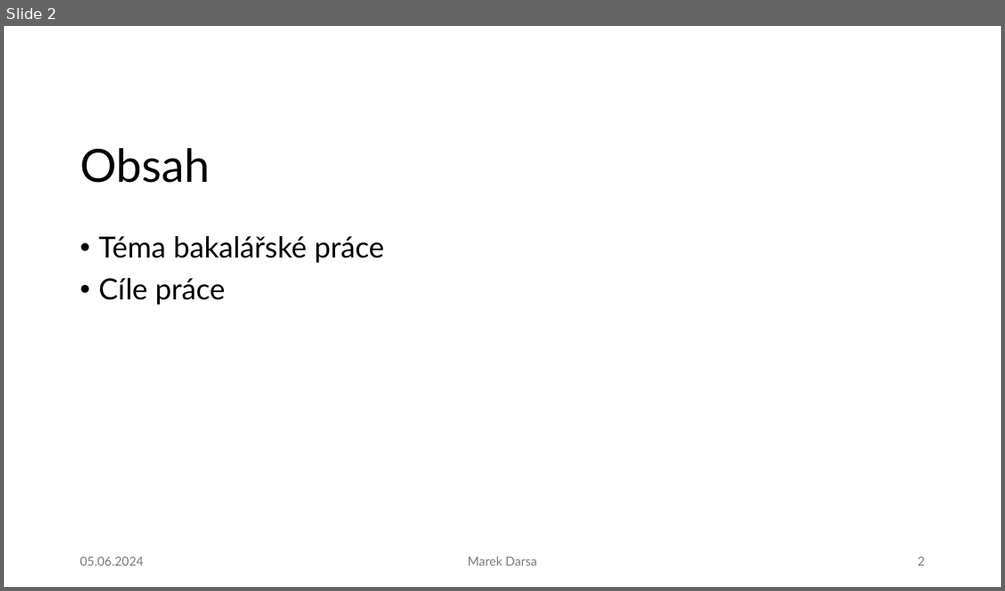
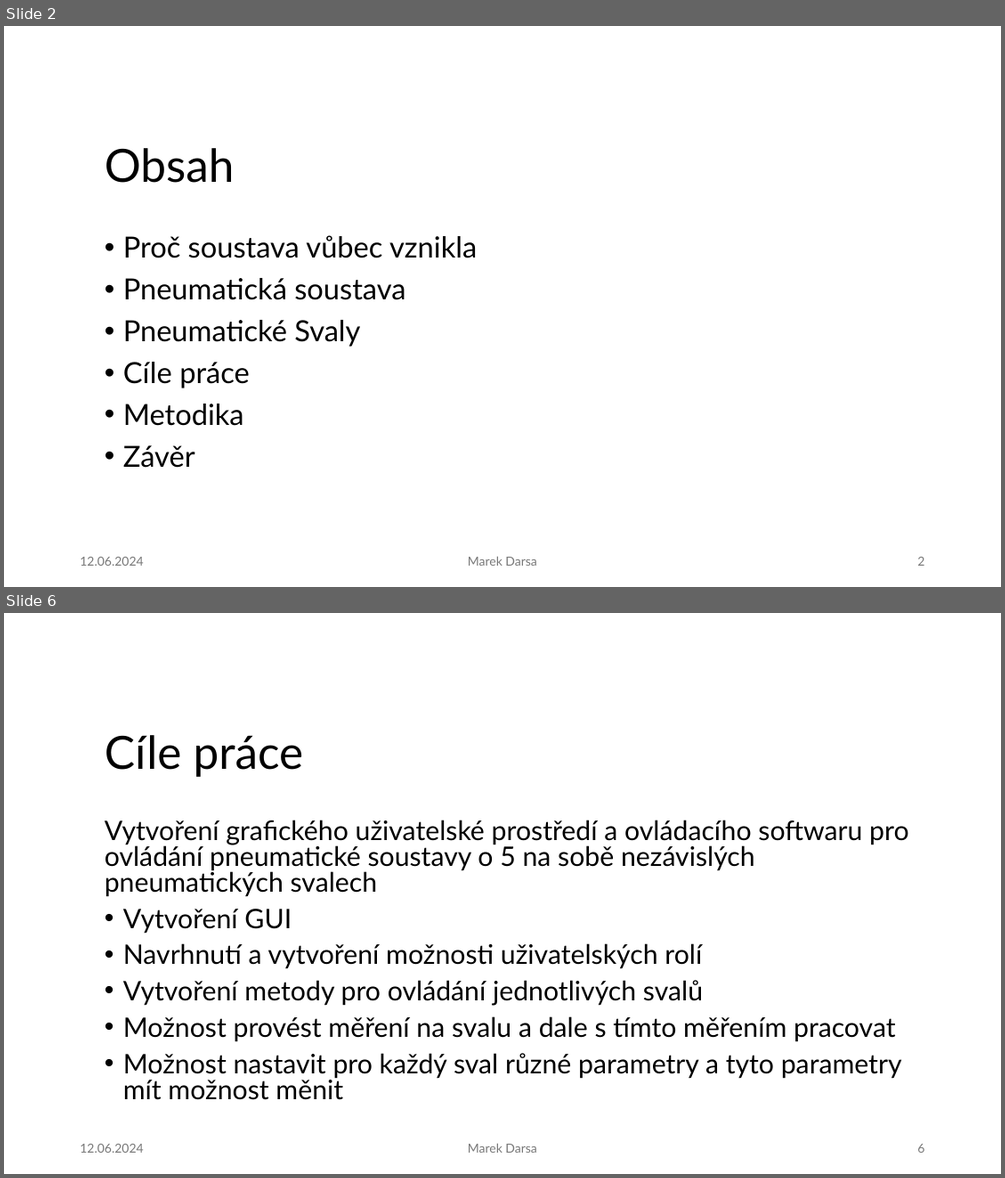
Before and after one commit to IronKnee22/Bakalarka, a slide deck: N_Obhajoba_darsamar.pptx. Shown one above the other, each under a label of ours: slide 2 before the commit, slides 2 and 6 after it; the slides between them are not shown. The pictures are 1005x591 and 1005x1178 pixels, drawn with LibreOffice and Linux fonts; fonts in the diff are those of the drawing; background and template pictures are left out. Boxes give left, top, right and bottom in pixels: in the first picture for what was removed or moved away, otherwise in the second. Text is boxed around its words. In the diff, an @@ line names an element or a change of style, - is before the commit and + after.

```diff
--- a/N_Obhajoba_darsamar.pptx
+++ b/N_Obhajoba_darsamar.pptx
@@ slide 6 added at (4, 613, 1001, 1174), background #FFFFFF @@
@@ title added at (105, 735, 304, 777), 44 pt, text #000000 @@
+Cíle práce
@@ text added at (105, 819, 908, 1100), 25.9 pt, text #000000 @@
+Vytvoření grafického uživatelské prostředí a ovládacího softwaru pro ovládání pneumatické soustavy o 5 na sobě nezávislých pneumatických svalech
+• Vytvoření GUI
+• Navrhnutí a vytvoření možnosti uživatelských rolí
+• Vytvoření metody pro ovládání jednotlivých svalů
+• Možnost provést měření na svalu a dale s tímto měřením pracovat
+• Možnost nastavit pro každý sval různé parametry a tyto parametry mít možnost měnit
@@ text added at (80, 1143, 143, 1152), 12 pt, text #797979 @@
+12.06.2024
@@ text added at (468, 1143, 536, 1152), 12 pt, text #797979 @@
+Marek Darsa
@@ page number added at (917, 1143, 924, 1152), 12 pt, text #797979 @@
+6
@@ slide 2 changed as well @@
@@ title "Obsah": place and size @@
-title "Obsah" at (80, 148, 210, 183)
+title "Obsah" at (105, 148, 235, 183)
@@ text "Proč soustava vůbec vznikla": place and size @@
-text "Proč soustava vůbec vznikla" at (98, 236, 385, 305)
+text "Proč soustava vůbec vznikla" at (123, 235, 477, 467)
@@ text at (123, 235, 477, 346): text changed @@
-• Téma bakalářské práce
+• Proč soustava vůbec vznikla
+• Pneumatická soustava
+• Pneumatické Svaly
@@ text at (123, 403, 244, 467): paragraphs added @@
+• Metodika
+• Závěr
@@ text at (80, 556, 143, 565): text changed @@
-05.06.2024
+12.06.2024
```
Also in this commit, not shown: 1 other slide changed, 4 other slides added, 1 slide removed.
